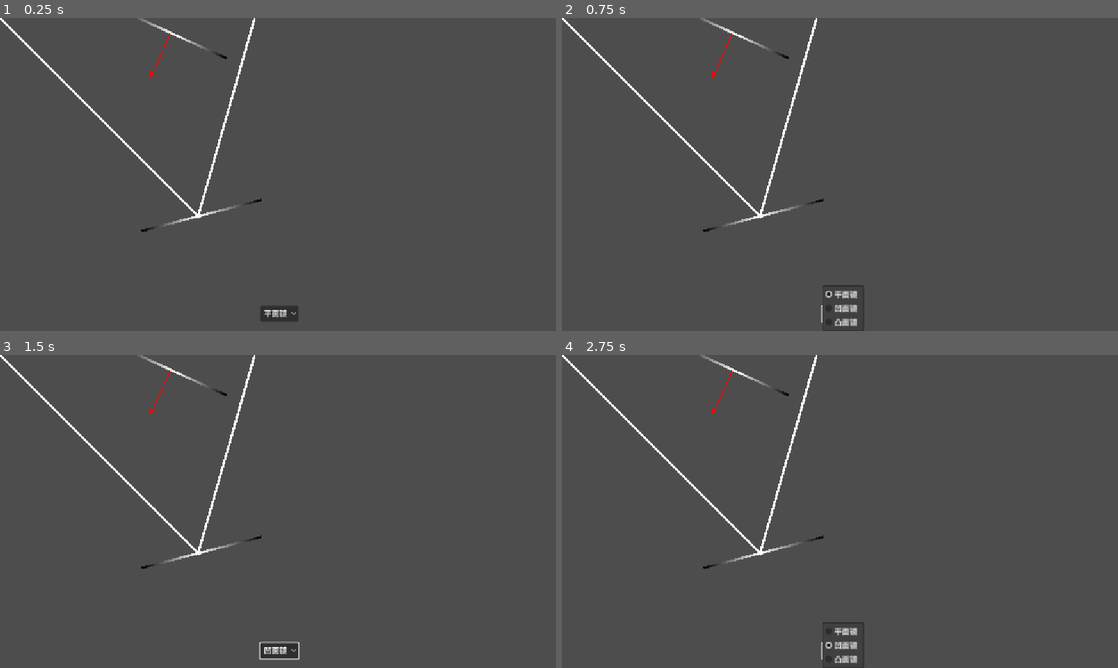
Above: before the commit, frames 1-4 (two rows, left to right).
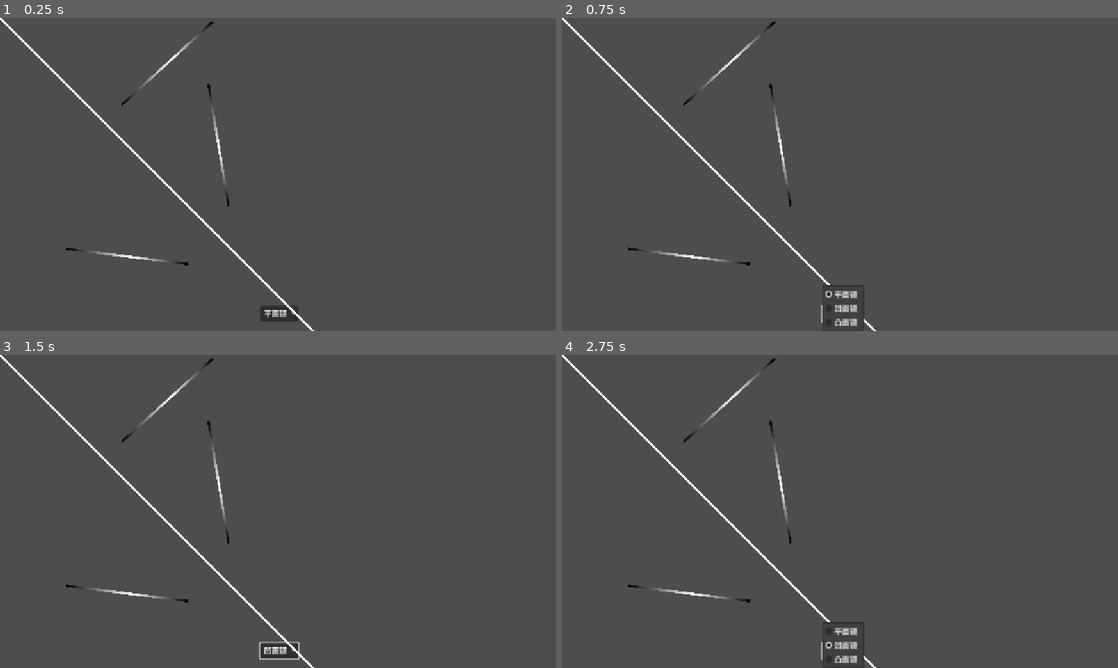
Above: after the commit, the same moments.

Repository: ChickenPige0n/re-flection
Game: Godot game, scene res://scenes/main_game.tscn
Two runs of this game, one before a commit and one after it. Both use one fixed random seed, a clock stepped at 60 frames per second and the inputs below.
Inputs:
- Up to frame 1 (0.25 s): no input
- Up to frame 2 (0.75 s): click "平面镜" at 0.5 s
- Up to frame 3 (1.5 s): click "平面镜" at 1.25 s
- Up to frame 4 (2.75 s): click "凹面镜" at 2 s

The runs differ from the first frame. In frame 1, 1.2% of the frame differs, in the area x 11-57%, y 0-100%; in frame 2, 1.1%; in frame 3, 1.2%; in frame 4, 1.1%.

Commit message:
feat: enable the light in editor mode

Diff:
--- a/scenes/main_game.tscn
+++ b/scenes/main_game.tscn
@@ -14,26 +14,40 @@
 [node name="Game" type="Node2D"]
 
 [node name="EditUi" parent="." instance=ExtResource("1_d2op2")]
+anchors_preset = 0
+anchor_right = 0.0
+anchor_bottom = 0.0
 offset_right = 1152.0
 offset_bottom = 648.0
+grow_horizontal = 1
+grow_vertical = 1
 
 [node name="Light" type="Line2D" parent="."]
+points = PackedVector2Array(0, 0, 707.107, 707.107)
 width = 5.0
 script = ExtResource("1_72e8q")
-direction = Vector2(0.5, 0.5)
+direction = Vector2(0.707107, 0.707107)
 
 [node name="Mirror" type="Sprite2D" parent="."]
-position = Vector2(417, 408)
-rotation = 2.88797
+position = Vector2(263, 493)
+rotation = 0.124487
 scale = Vector2(1, 5)
 texture = SubResource("GradientTexture1D_d2op2")
 script = ExtResource("1_s3esy")
 length = 256.0
 
 [node name="Mirror2" type="Sprite2D" parent="."]
-position = Vector2(353, 30)
-rotation = 0.427884
+position = Vector2(346, 93)
+rotation = 5.54329
 scale = Vector2(1, 5)
 texture = SubResource("GradientTexture1D_d2op2")
 script = ExtResource("1_s3esy")
 length = 256.0
+
+[node name="Mirror3" type="Sprite2D" parent="."]
+position = Vector2(452, 262)
+rotation = 1.40525
+scale = Vector2(1, 5)
+texture = SubResource("GradientTexture1D_d2op2")
+script = ExtResource("1_s3esy")
+length = 256.0
--- a/scripts/light.gd
+++ b/scripts/light.gd
@@ -1,3 +1,4 @@
+@tool
 extends Line2D
 
 @export
--- a/scripts/mirror.gd
+++ b/scripts/mirror.gd
@@ -1,3 +1,4 @@
+@tool
 class_name Mirror
 extends Sprite2D
 
@@ -5,13 +6,13 @@
 var length: float
 
 func get_intersection(starting_pos: Vector2, direction: Vector2) -> Vector2:
-	VectorDebugTool.get_instance().clear()
+	#VectorDebugTool.get_instance().clear()
 	# Calculate the intersection point with the line defined by starting_pos and direction
 	var self_center = position
 	var self_half_length = length / 2
 	var self_normal = get_normal()
 
-	VectorDebugTool.draw(position, self_normal, Color.RED, "", 100.0)
+	#VectorDebugTool.draw(position, self_normal, Color.RED, "", 100.0)
 	var self_start = self_center - self_normal.rotated(PI / 2) * self_half_length
 	var self_end = self_center + self_normal.rotated(PI / 2) * self_half_length
 	var line_start = starting_pos
